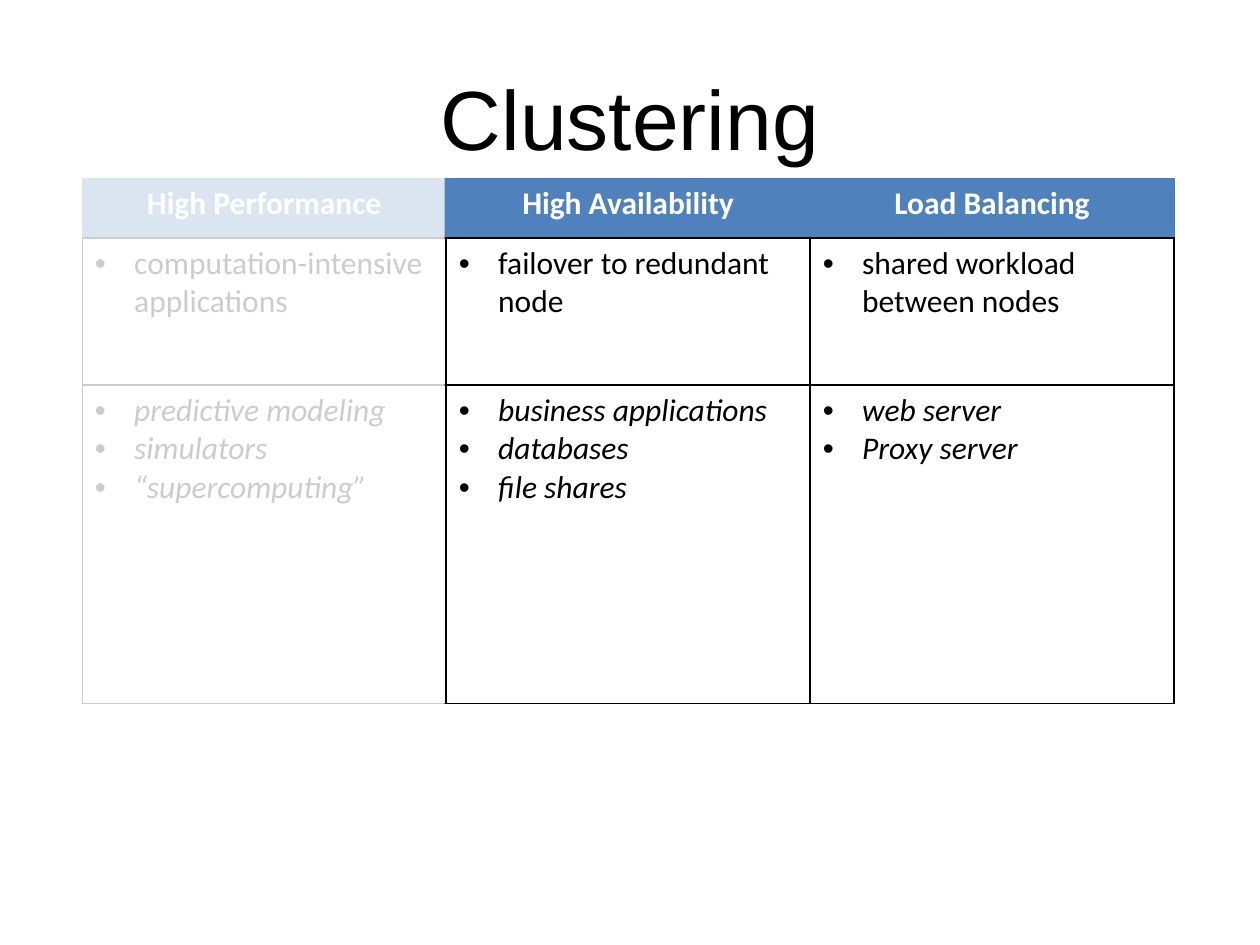
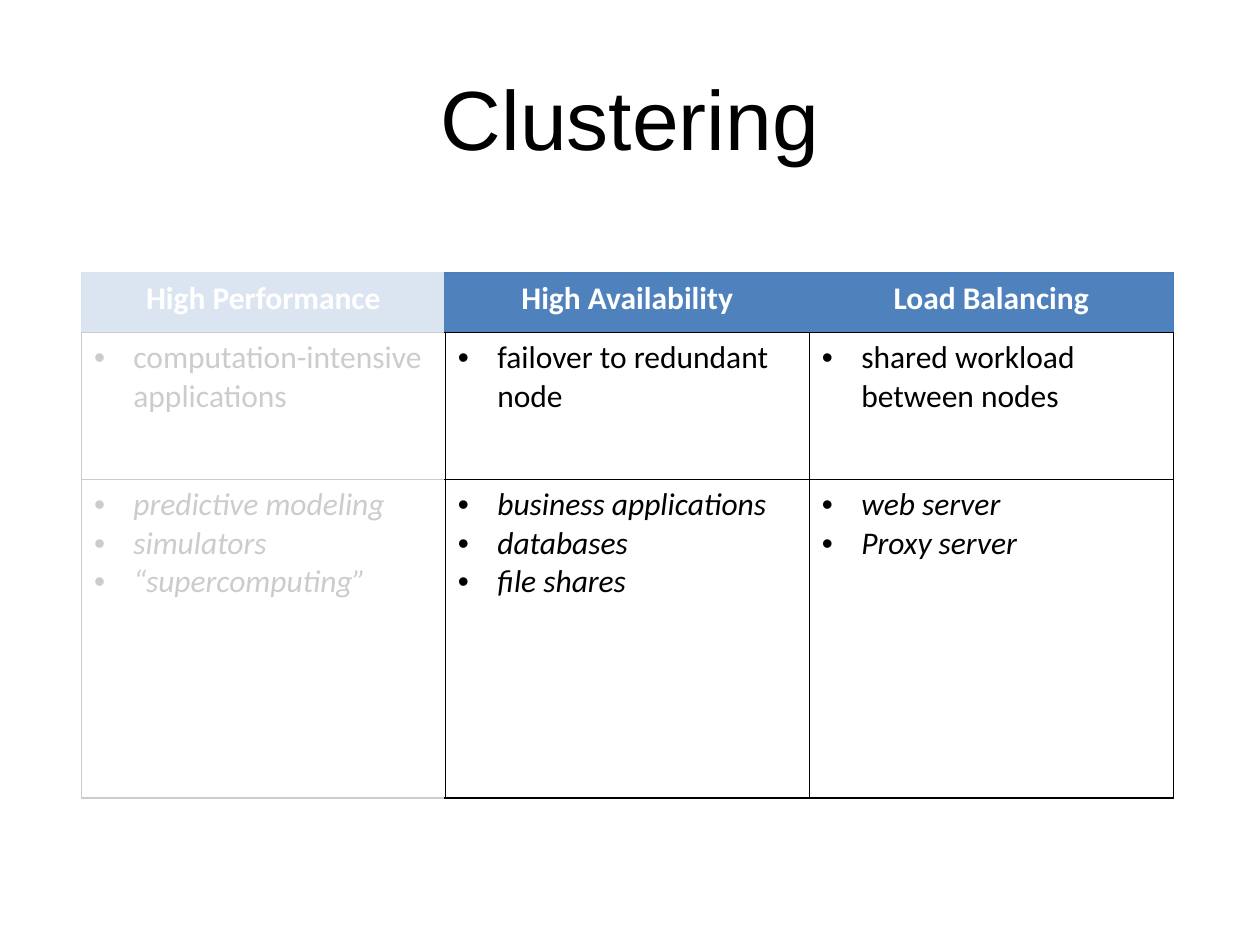
Before and after one commit to dsietz/datadot, a slide deck: slide 10 of Building Clustered Applications in a Distributed Architecture.pptx. Drawn at 1260x945 pixels with LibreOffice and Linux fonts; fonts in the diff are those of the drawing. Boxes give left, top, right and bottom in pixels: in the first picture for what was removed or moved away, otherwise in the second. Text is boxed around its words. In the diff, an @@ line names an element or a change of style, - is before the commit and + after.

Commit message:
fixed presentation

```diff
--- a/Building Clustered Applications in a Distributed Architecture.pptx
+++ b/Building Clustered Applications in a Distributed Architecture.pptx
@@ rectangle: place and size @@
-rectangle at (67,158,445,714)
+rectangle at (66,252,444,809)
@@ table: place and size @@
-table at (82,179,1174,704)
+table at (82,273,1174,799)
```
Also in this commit, not shown: 2 other slides changed.
